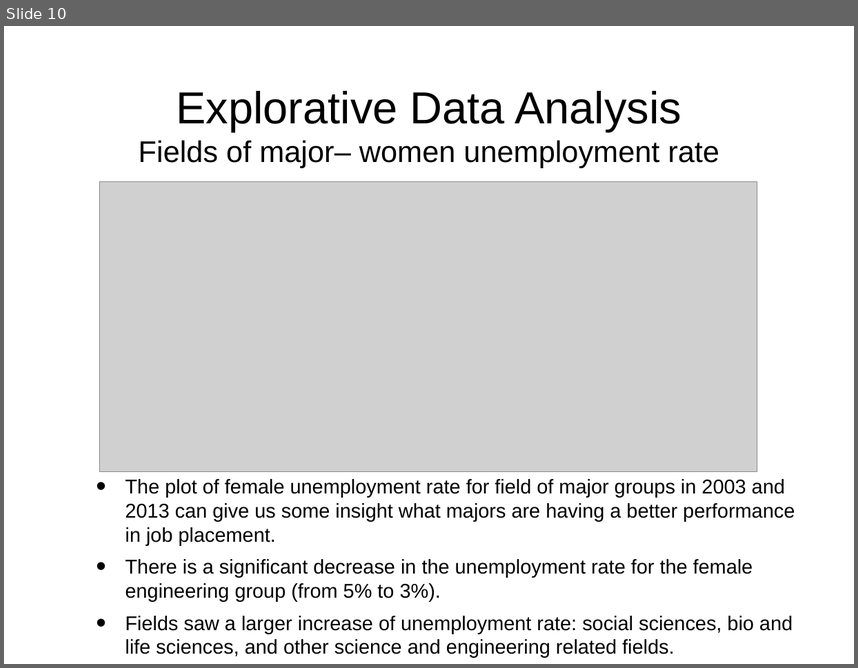
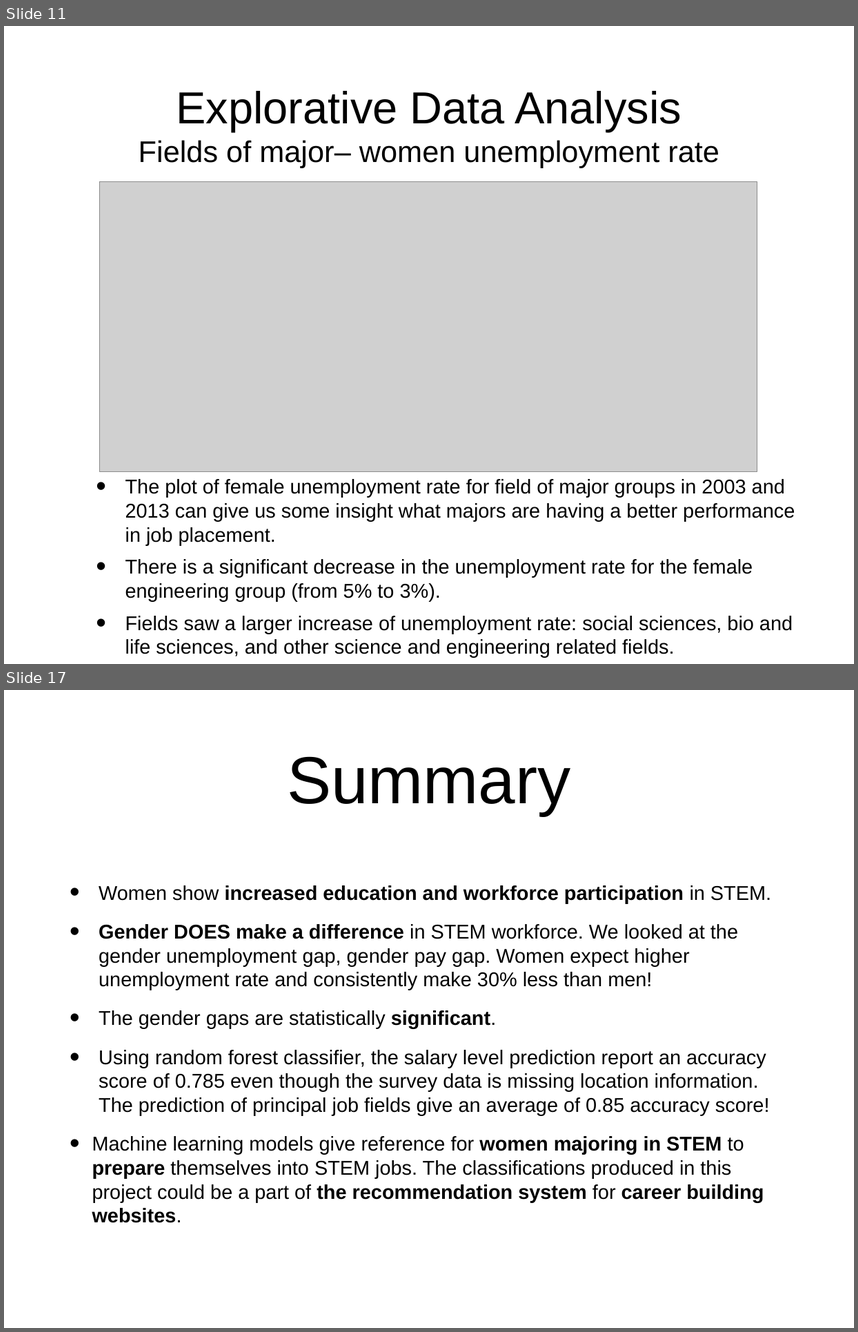
Before and after one commit to shuojiashi/women_in_stem, a slide deck: womenInSTEM_project_slides.pptx. Shown one above the other, each under a label of ours: slide 10 before the commit, slides 11 and 17 after it; the slides between them are not shown. The pictures are 858x668 and 858x1332 pixels, drawn with LibreOffice and Linux fonts; fonts in the diff are those of the drawing; grey boxes stand for pictures. Boxes give left, top, right and bottom in pixels: in the first picture for what was removed or moved away, otherwise in the second. Text is boxed around its words. In the diff, an @@ line names an element or a change of style, - is before the commit and + after.

```diff
--- a/womenInSTEM_project_slides.pptx
+++ b/womenInSTEM_project_slides.pptx
@@ slide 17 added at (4, 690, 854, 1328), background #FFFFFF @@
@@ title added at (287, 756, 571, 816), 80 pt, text #000000 @@
+Summary
@@ text added at (92, 885, 771, 1223), 24 pt, text #000000 @@
+• Women show increased education and workforce participation in STEM.
+• Gender DOES make a difference in STEM workforce. We looked at the gender unemployment gap, gender pay gap. Women expect higher unemployment rate and consistently make 30% less than men!
+• The gender gaps are statistically significant.
+• Using random forest classifier, the salary level prediction report an accuracy score of 0.785 even though the survey data is missing location information. The prediction of principal job fields give an average of 0.85 accuracy score!
+• Machine learning models give reference for women majoring in STEM to prepare themselves into STEM jobs. The classifications produced in this project could be a part of the recommendation system for career building websites.
@@ what was slide 10 is now slide 11 @@
```
Also in this commit, not shown: 4 slides changed, 3 other slides added, 1 slide removed, 4 other files.
